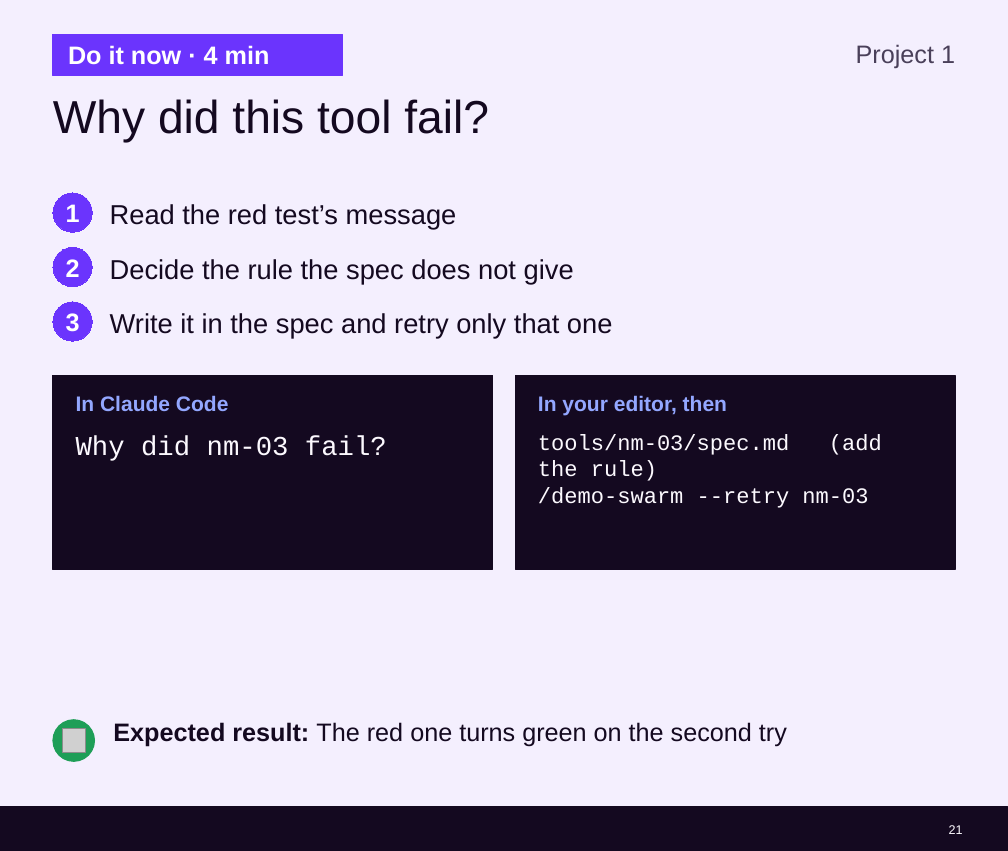
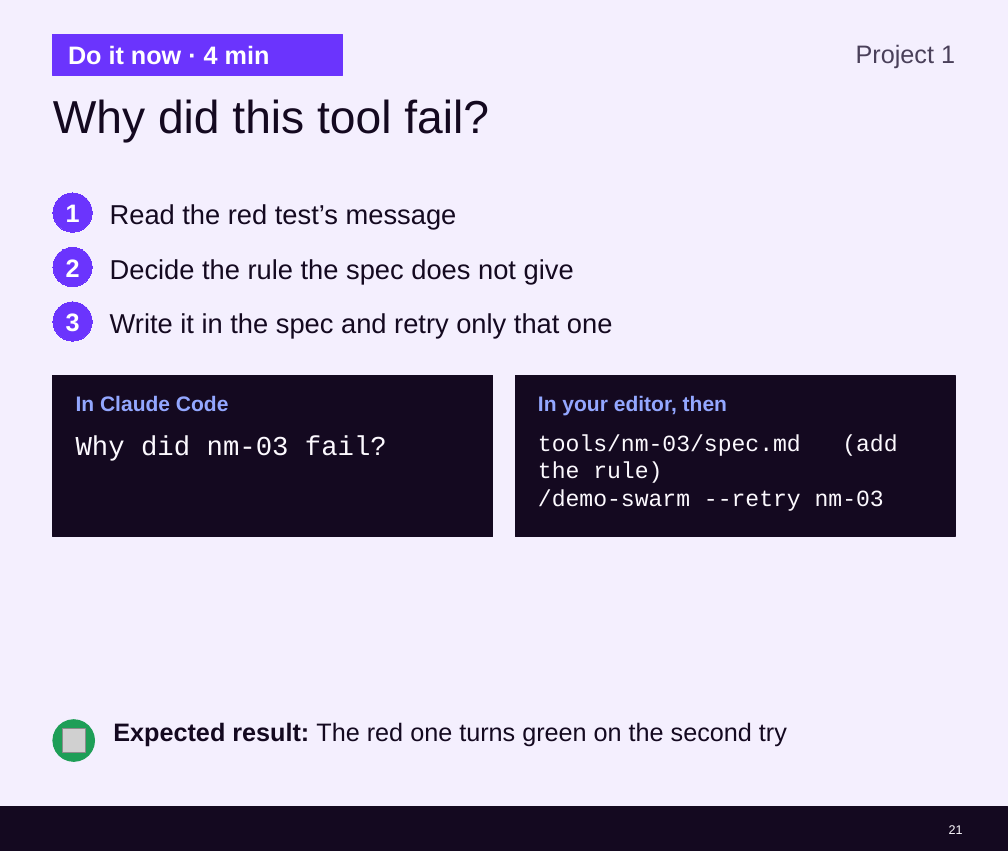
Before and after one commit to cx-guilherme-pinto/workshop-claude, a slide deck: slide 21 of slides/workshop-v2.en.pptx. Drawn at 1008x851 pixels with LibreOffice and Linux fonts; fonts in the diff are those of the drawing; grey boxes stand for pictures; background and template pictures are left out. Boxes give left, top, right and bottom in pixels: in the first picture for what was removed or moved away, otherwise in the second. Text is boxed around its words. In the diff, an @@ line names an element or a change of style, - is before the commit and + after.

```diff
--- a/slides/workshop-v2.en.pptx
+++ b/slides/workshop-v2.en.pptx
@@ rectangle: place and size @@
-rectangle at (53,375,493,569)
+rectangle at (53,375,493,537)
@@ rectangle: place and size @@
-rectangle at (516,375,956,569)
+rectangle at (516,375,956,537)
@@ text "tools/nm-03/spec.md (add the rule)" at (538,434,897,511): size 21 to 22 pt @@
```
Also in this commit, not shown: 12 other slides changed, 45 other files.
